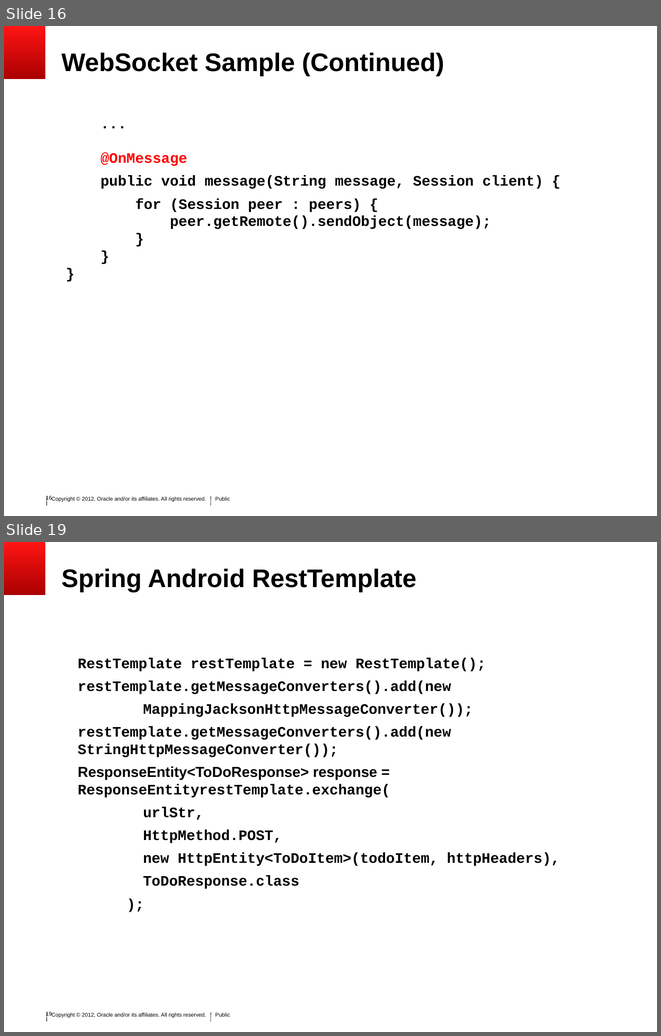
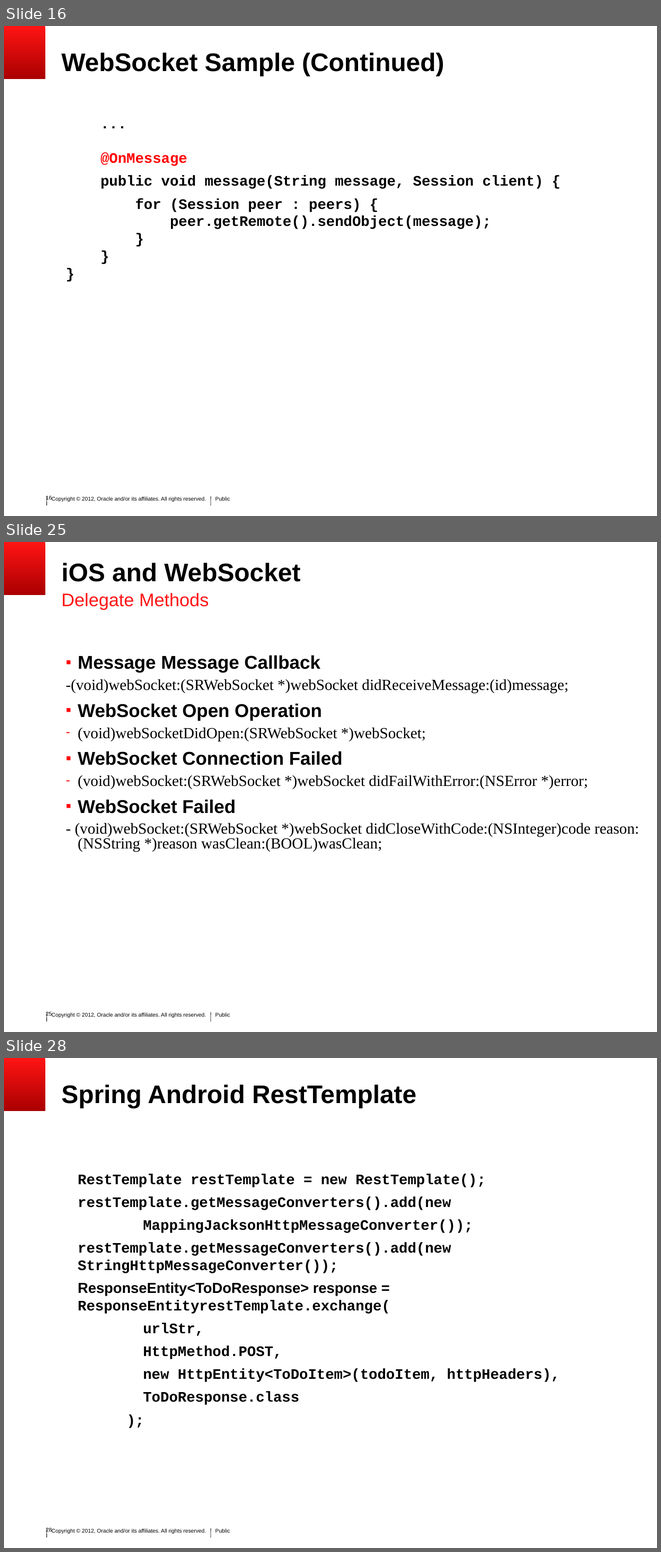
Before and after one commit to SoryBalde/javaee-mobile, a slide deck: javaee_mobile.ppt. Shown one above the other, each under a label of ours: slides 16 and 19 before the commit, slides 16, 25 and 28 after it; the slides between them are not shown. The pictures are 661x1036 and 661x1552 pixels, drawn with LibreOffice and Linux fonts; fonts in the diff are those of the drawing; background and template pictures are left out. Boxes give left, top, right and bottom in pixels: in the first picture for what was removed or moved away, otherwise in the second. Text is boxed around its words. In the diff, an @@ line names an element or a change of style, - is before the commit and + after.

Commit message:
Updated with changes.

```diff
--- a/javaee_mobile.ppt
+++ b/javaee_mobile.ppt
@@ slide 25 added at bbox=[4, 542, 657, 1032], background #FFFFFF; not listed: 6 template elements that a slide beside it also shows @@
@@ title added at bbox=[61, 563, 300, 582], 28 pt, text #000000, bold @@
+iOS and WebSocket
@@ text added at bbox=[61, 593, 209, 609], 20 pt, text #FF1414 @@
+Delegate Methods
@@ text added at bbox=[66, 655, 639, 852], 17 pt, text #000000 @@
+▪ Message Message Callback
+-(void)webSocket:(SRWebSocket *)webSocket didReceiveMessage:(id)message;
+▪ WebSocket Open Operation
+– (void)webSocketDidOpen:(SRWebSocket *)webSocket;
+▪ WebSocket Connection Failed
+– (void)webSocket:(SRWebSocket *)webSocket didFailWithError:(NSError *)error;
+▪ WebSocket Failed
+- (void)webSocket:(SRWebSocket *)webSocket didCloseWithCode:(NSInteger)code reason:(NSString *)reason wasClean:(BOOL)wasClean;
@@ what was slide 19 is now slide 28 @@
@@ page number at bbox=[46, 1528, 52, 1532]: text changed @@
-19
+28
```
Also in this commit, not shown: 11 other slides added, 2 slides removed.
